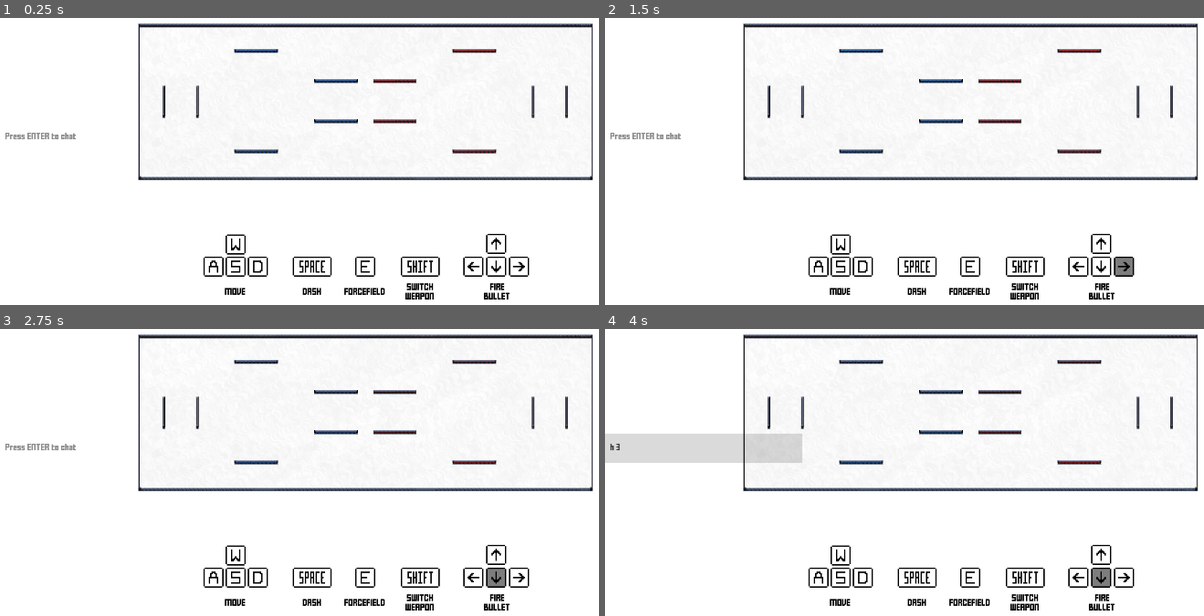
Above: before the commit, frames 1-4 (two rows, left to right).
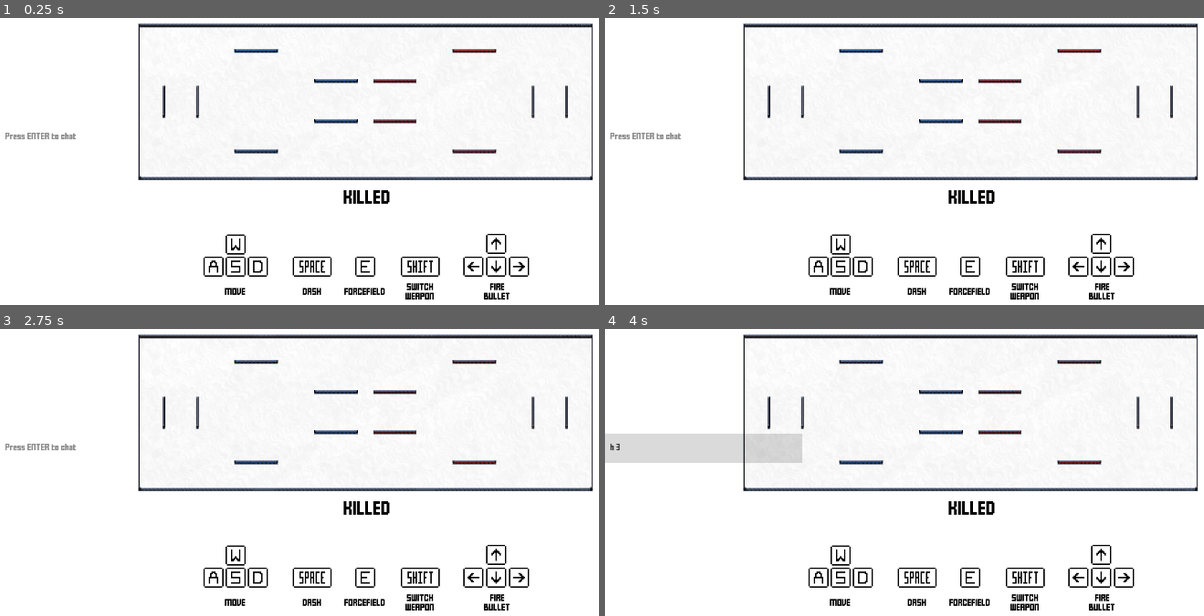
Above: after the commit, the same moments.

Repository: MarshallJDem/SuperCTF
Game: Godot game, scene res://GameContent/Main.tscn
Two runs of this game, one before a commit and one after it. Both use one fixed random seed, a clock stepped at 60 frames per second and the inputs below. This scene is started directly instead of the project's main scene. Sound files missing from this copy of the repository are replaced by a short silence.
Inputs (mouse positions are in pixels of both pictures, inside the frame that each line leads up to):
- Up to frame 1 (0.25 s): no input
- Up to frame 2 (1.5 s): click (700, 138) at 0.52 s; type "12" at 0.6 s; tap Enter at 1.25, 1.35 s; move the mouse to (1132, 81) at 1.27 s; hold Right from 1.28 s (still down); click (1132, 81) at 1.42 s
- Up to frame 3 (2.75 s): tap Space at 1.52, 2, 2.27 s; move the mouse to (221, 432) at 2.02 s; release Right at 2.03 s; hold Down from 2.03 s (still down); tap 2 at 2.1 s
- Up to frame 4 (4 s): tap Enter at 2.75 s; move the mouse to (outside the picture) at 2.77 s; release Down at 2.78 s; hold Right 2.78-3.53 s; tap 3 at 2.85 s; tap Space at 3.5, 3.77 s; move the mouse to (934, 495) at 3.52 s; hold Up from 3.53 s (still down); tap H at 3.6 s; click (934, 495) at 3.67 s

The runs differ from the first frame. In frame 1, 0.3% of the frame differs, in the area x 57-66%, y 60-65%; in frame 2, 0.4%, in the area x 57-89%, y 60-90%; in frame 3, 0.4%; in frame 4, 0.4%.

Commit message:
Final update for Release 1.1.0-Beta

Diff:
--- a/GameContent/NetworkController.gd
+++ b/GameContent/NetworkController.gd
@@ -68,6 +68,7 @@
 	client = null;
 	round_is_ended = false;
 	match_is_running = false;
+	round_num = 0;
 	get_tree().set_network_peer(null);
 	reset_game_objects();
 	Globals.allowedPlayers = [];
--- a/GameContent/Player_Area2D.gd
+++ b/GameContent/Player_Area2D.gd
@@ -36,7 +36,7 @@
 		return;
 	# If we're currently in a forcefield, ignore it
 	for area in get_overlapping_areas():
-		if area.is_in_gropu("Forcefield_Areas"):
+		if area.is_in_group("Forcefield_Areas"):
 			return;
 	# Else we've been hit by an enemy
 	player.rpc("receive_hit", bullet.player_id, 0);
--- a/Globals.gd
+++ b/Globals.gd
@@ -7,7 +7,7 @@
 var serverIP = "";
 var serverPublicToken;
 var serverPrivateToken = "privatetoken42402";
-var isServer = false;
+var isServer = true;
 var allowedPlayers = [];
 var matchID;
 var allowCommands = true;
Not shown, changed: HTML5_Export/CTF.pck
Not shown, changed: Linux_Export/ctf.pck
